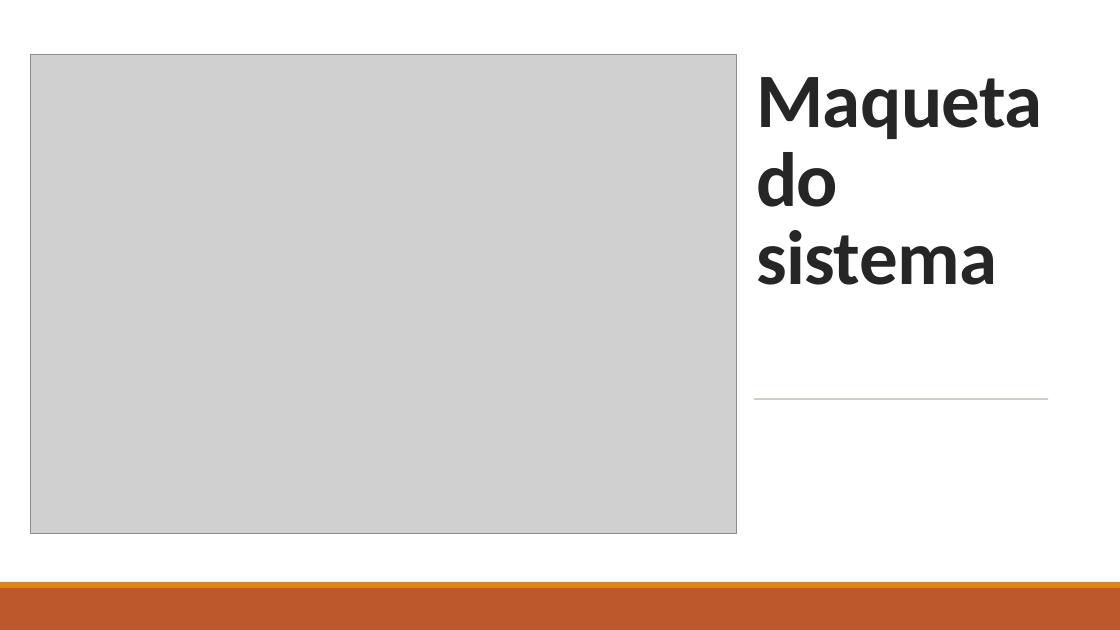
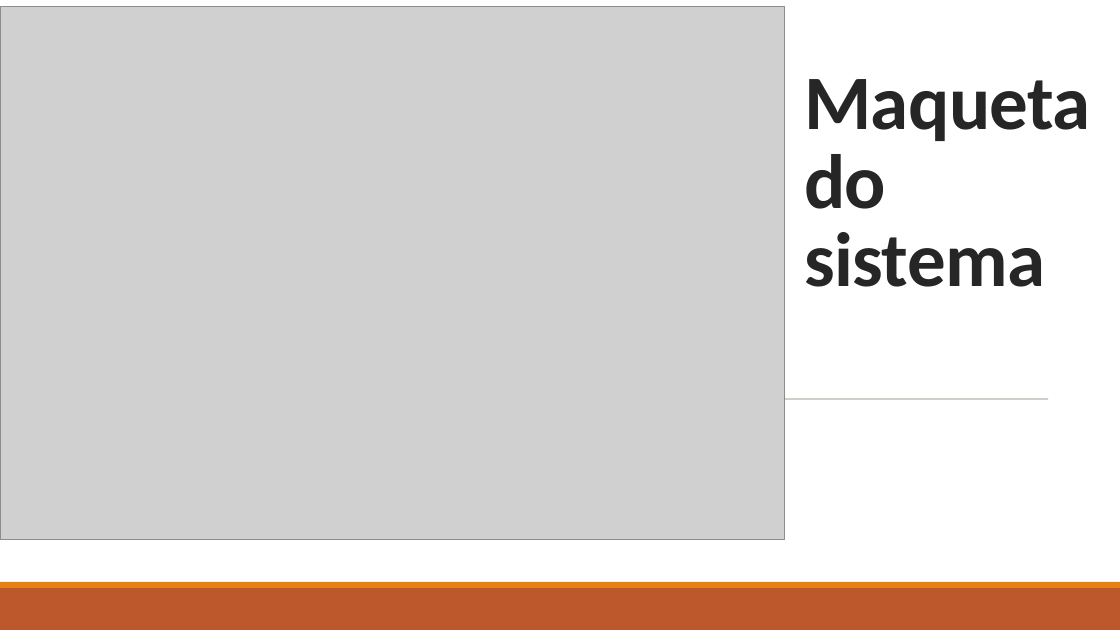
Before and after one commit to natawild/LI4-16-17, a slide deck: slide 11 of Etapa1/Apresentação1fase.pptx. Drawn at 1120x630 pixels with LibreOffice and Linux fonts; fonts in the diff are those of the drawing; grey boxes stand for pictures. Boxes give left, top, right and bottom in pixels: in the first picture for what was removed or moved away, otherwise in the second. Text is boxed around its words. In the diff, an @@ line names an element or a change of style, - is before the commit and + after.

```diff
--- a/Etapa1/Apresentação1fase.pptx
+++ b/Etapa1/Apresentação1fase.pptx
@@ picture resized from (x1=30, y1=55, x2=737, y2=534) to (x1=0, y1=6, x2=785, y2=539) @@
@@ title "Maqueta do sistema" moved from (x1=756, y1=77, x2=1042, y2=285) to (x1=804, y1=79, x2=1090, y2=287) @@
```
Also in this commit, not shown: 1 other slide changed.
